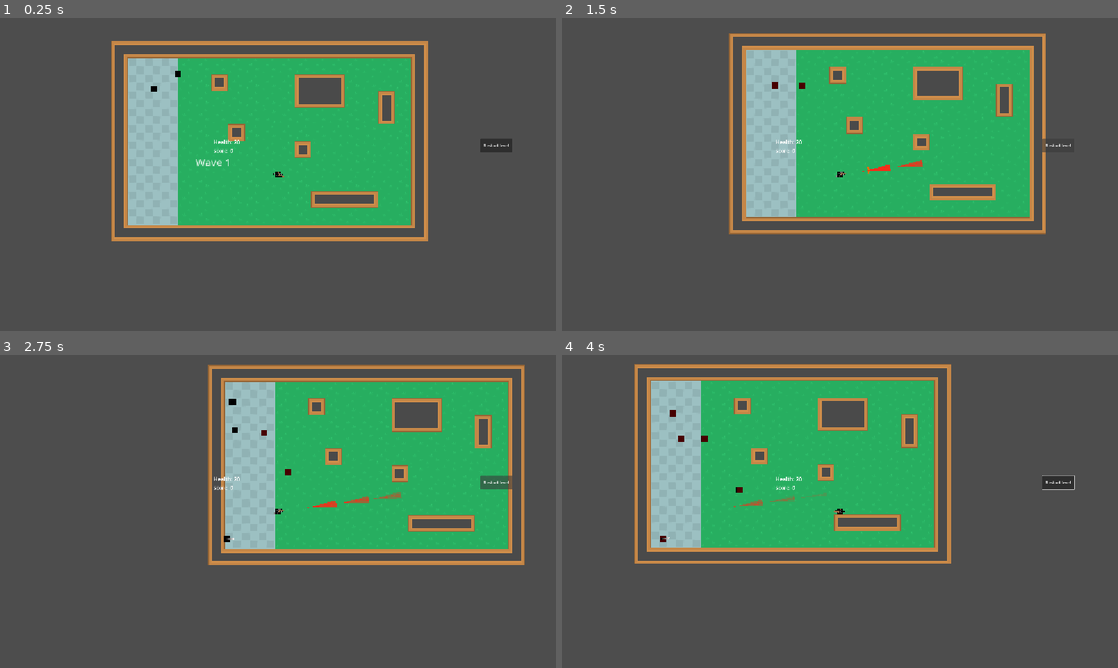
Above: before the commit, frames 1-4 (two rows, left to right).
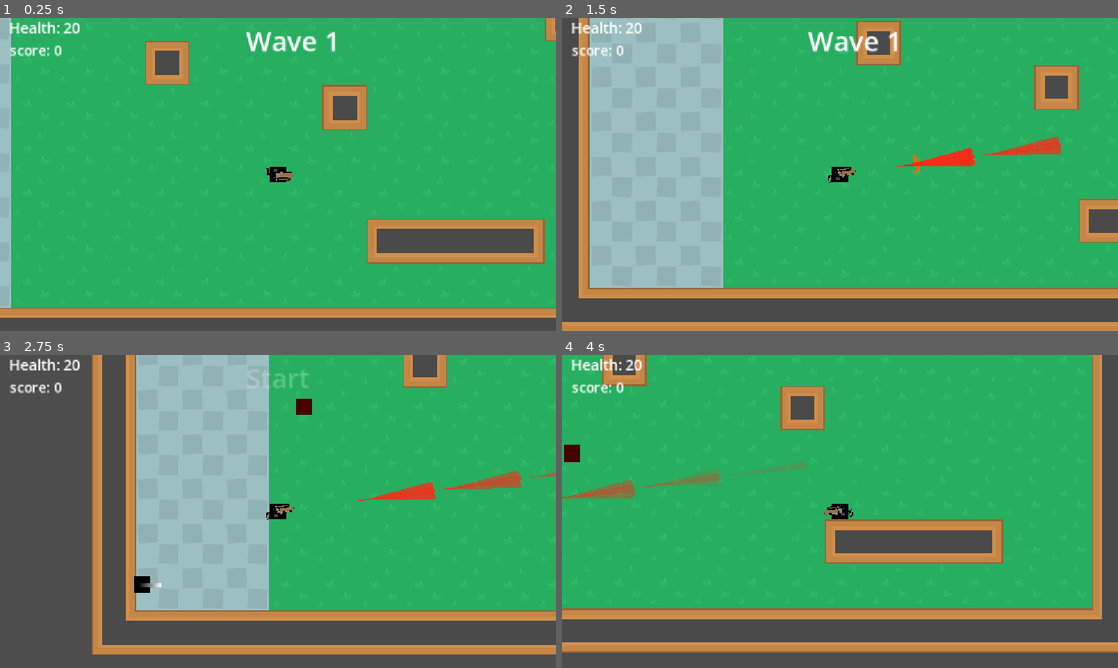
Above: after the commit, the same moments.

Repository: isaacK-428/shot_gun_craze
Game: Godot game, scene res://scenes/main_scene.tscn
Same seed, same stepped clock (60 frames per second), same inputs: the game is played once before the commit and once after it.
Inputs (mouse positions are in pixels of both pictures, inside the frame that each line leads up to):
- Up to frame 1 (0.25 s): no input
- Up to frame 2 (1.5 s): click (1056, 146) at 0.5 s, where only the run before the commit has a clickable "Restart level"; click (1056, 146) at 1.25 s, where only the run before the commit has a clickable "Restart level"
- Up to frame 3 (2.75 s): click (494, 483) at 2 s, where only the run before the commit has a clickable "Restart level"
- Up to frame 4 (4 s): move the mouse to (962, 495) at 2.77 s; hold Right (go_right) 2.78-3.53 s; tap Shift (dash) at 2.85 s; move the mouse to (728, 527) at 3.52 s; hold Down (go_down) from 3.53 s (still down); tap E (pick_up) at 3.6 s

The runs differ from the first frame. In frame 1, 75% of the frame differs, in the area x 0-100%, y 0-96%; in frame 2, 70%; in frame 3, 47%; in frame 4, 67%.

Commit message:
Wave
fixed wave label

Diff:
--- a/scenes/enemy.tscn
+++ b/scenes/enemy.tscn
@@ -45,7 +45,6 @@
 texture = SubResource("GradientTexture2D_5uy6h")
 
 [node name="CollisionShape2D" type="CollisionShape2D" parent="." unique_id=50452434]
-visible = false
 position = Vector2(0, -0.5)
 shape = SubResource("CircleShape2D_7p1mj")
 disabled = true
@@ -61,7 +60,6 @@
 collision_layer = 16
 
 [node name="CollisionShape2D" type="CollisionShape2D" parent="player_detect" unique_id=1158644369]
-visible = false
 shape = SubResource("CircleShape2D_md0e3")
 debug_color = Color(0.7902697, 0.3420969, 0.66925627, 0.41960785)
 
@@ -77,7 +75,6 @@
 [node name="Area2D" type="Area2D" parent="." unique_id=1997051153]
 
 [node name="CollisionShape2D" type="CollisionShape2D" parent="Area2D" unique_id=713415174]
-visible = false
 shape = SubResource("CircleShape2D_4ra3w")
 
 [node name="Marker2D" type="Marker2D" parent="." unique_id=563315315]
--- a/scenes/hud.tscn
+++ b/scenes/hud.tscn
@@ -7,29 +7,29 @@
 anchors_preset = 15
 anchor_right = 1.0
 anchor_bottom = 1.0
-offset_left = -3.0
-offset_top = -6.0
-offset_right = -3.0
-offset_bottom = -6.0
+offset_left = 13.0
+offset_top = -23.0
+offset_right = 13.0
+offset_bottom = -23.0
 grow_horizontal = 2
 grow_vertical = 2
 script = ExtResource("1_ahhtf")
 
 [node name="health" type="Label" parent="." unique_id=856749654]
 layout_mode = 0
-offset_left = 1.0
-offset_top = 4.0
-offset_right = 140.0
-offset_bottom = 49.0
+offset_left = -138.0
+offset_top = -83.0
+offset_right = 1.0
+offset_bottom = -38.0
 theme_override_font_sizes/font_size = 21
 text = "Health: 0"
 
 [node name="credits" type="Label" parent="." unique_id=264877952]
 layout_mode = 0
-offset_left = 2.0
-offset_top = 37.0
-offset_right = 138.0
-offset_bottom = 81.0
+offset_left = -137.0
+offset_top = -50.0
+offset_right = -1.0
+offset_bottom = -6.0
 theme_override_font_sizes/font_size = 20
 text = "credits: 0"
 
@@ -51,10 +51,17 @@
 anchors_preset = 5
 anchor_left = 0.5
 anchor_right = 0.5
-offset_left = -28.0
-offset_top = 69.0
-offset_right = 28.0
-offset_bottom = 92.0
+offset_left = 203.0
+offset_top = -76.0
+offset_right = 338.0
+offset_bottom = -22.0
 grow_horizontal = 2
 theme_override_font_sizes/font_size = 39
 text = "Wave 1"
+
+[node name="Timer" type="Timer" parent="." unique_id=1276960508]
+wait_time = 0.003
+one_shot = true
+autostart = true
+
+[connection signal="timeout" from="Timer" to="." method="_on_timer_timeout"]
--- a/scenes/player.tscn
+++ b/scenes/player.tscn
@@ -68,7 +68,7 @@
 
 [node name="Camera2D" type="Camera2D" parent="." unique_id=1011669799]
 ignore_rotation = false
-zoom = Vector2(0.54, 0.54)
+zoom = Vector2(1.44, 1.44)
 
 [node name="HUD" parent="Camera2D" unique_id=1822620139 instance=ExtResource("4_dqkch")]
 offset_left = -249.0
--- a/scenes/power_up.tscn
+++ b/scenes/power_up.tscn
@@ -17,7 +17,7 @@
 gradient = SubResource("Gradient_j7my0")
 
 [sub_resource type="RectangleShape2D" id="RectangleShape2D_ig136"]
-size = Vector2(64, 64)
+size = Vector2(133.33333, 120)
 
 [node name="power_up" type="Area2D" unique_id=1819289513]
 scale = Vector2(0.15, 0.15)
@@ -31,6 +31,7 @@
 texture = SubResource("GradientTexture2D_ig136")
 
 [node name="CollisionShape2D" type="CollisionShape2D" parent="." unique_id=1395166870]
+position = Vector2(1.5894572e-06, 0)
 shape = SubResource("RectangleShape2D_ig136")
 
 [connection signal="body_entered" from="." to="." method="_on_body_entered"]
--- a/scripts/hud.gd
+++ b/scripts/hud.gd
@@ -1,21 +1,31 @@
 extends Control
 
-
+var can_wave = false
 # Called when the node enters the scene tree for the first time.
 func _ready() -> void:
 	new_wave(1)
+	pass
 
 
 # Called every frame. 'delta' is the elapsed time since the previous frame.
-func _process(delta: float) -> void:
+func _process(_delta: float) -> void:
 	pass
 func change_health(health):
 	$health.text = "Health: "+ str(health)
 func change_credits(credits):
 	$credits.text = "score: "+ str(credits)
 func new_wave(Wave):
-	$Label.text = "Wave " + str(Wave)
-	$Label.show()
-	var tween = create_tween()
-	tween.set_parallel(true)
-	tween.tween_property($Label, "modulate:a", 0.0, 1.0)
+	if can_wave == true && Wave!=0:
+		if Wave!=1:
+			$Label.text = "Wave " + str(Wave-1)
+		else:
+			$Label.text = "Start"
+		$Label.show()
+		var tween = create_tween()
+		tween.set_parallel(true)
+		$Label.modulate.a = 1.0
+		tween.tween_property($Label, "modulate:a", 0.0, 1.0)
+
+
+func _on_timer_timeout() -> void:
+	can_wave = true
